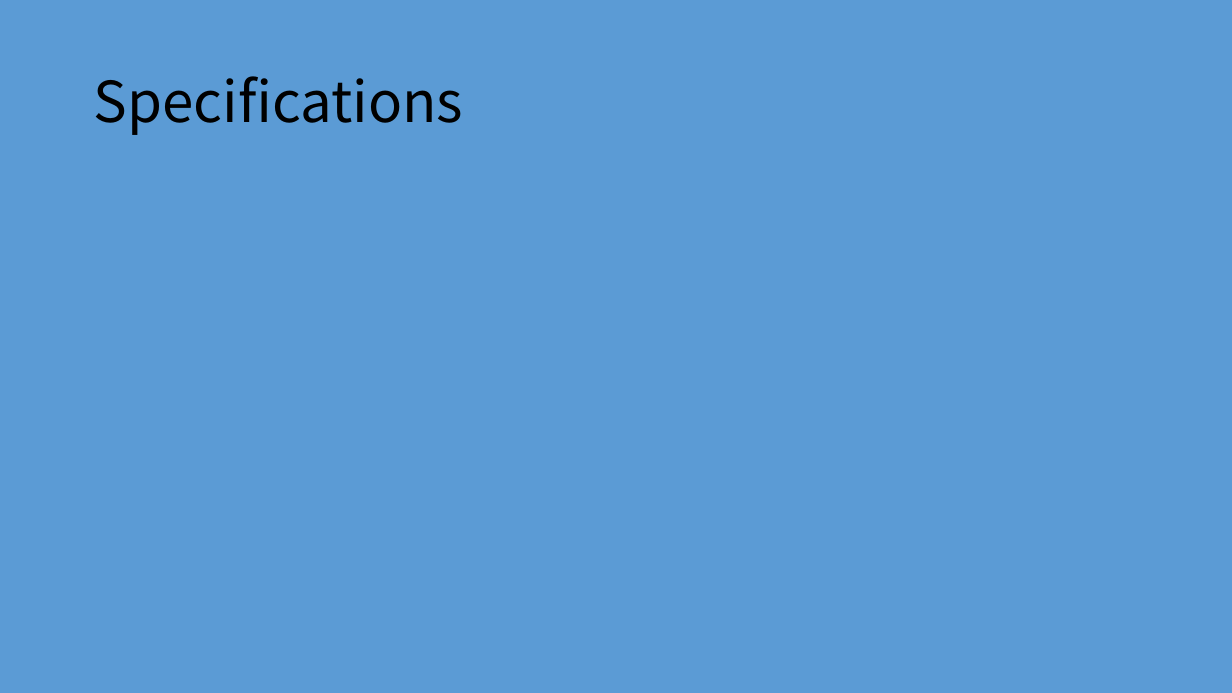
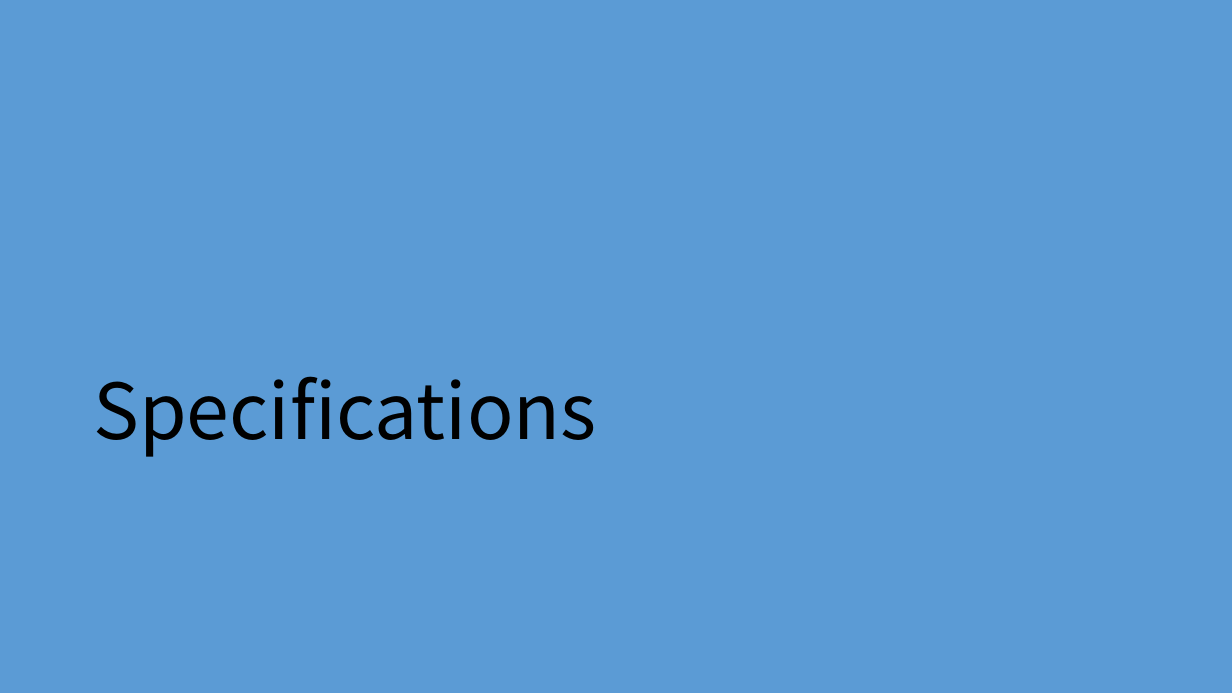
Before and after one commit to dtykira/LWC_finalists, a slide deck: slide 7 of round3.pptx. Drawn at 1232x693 pixels with LibreOffice and Linux fonts; fonts in the diff are those of the drawing. Boxes give left, top, right and bottom in pixels: in the first picture for what was removed or moved away, otherwise in the second. Text is boxed around its words. In the diff, an @@ line names an element or a change of style, - is before the commit and + after.

```diff
--- a/round3.pptx
+++ b/round3.pptx
@@ title "Specifications": place and size @@
-title "Specifications" at (94, 76, 463, 135)
+title "Specifications" at (93, 376, 596, 457)
@@ title "Specifications" at (93, 376, 596, 457): size 44 to 60 pt; vertical alignment middle to bottom @@
```
Also in this commit, not shown: 4 other slides changed, 6 slides added, 1 slide removed, 4 other files.
